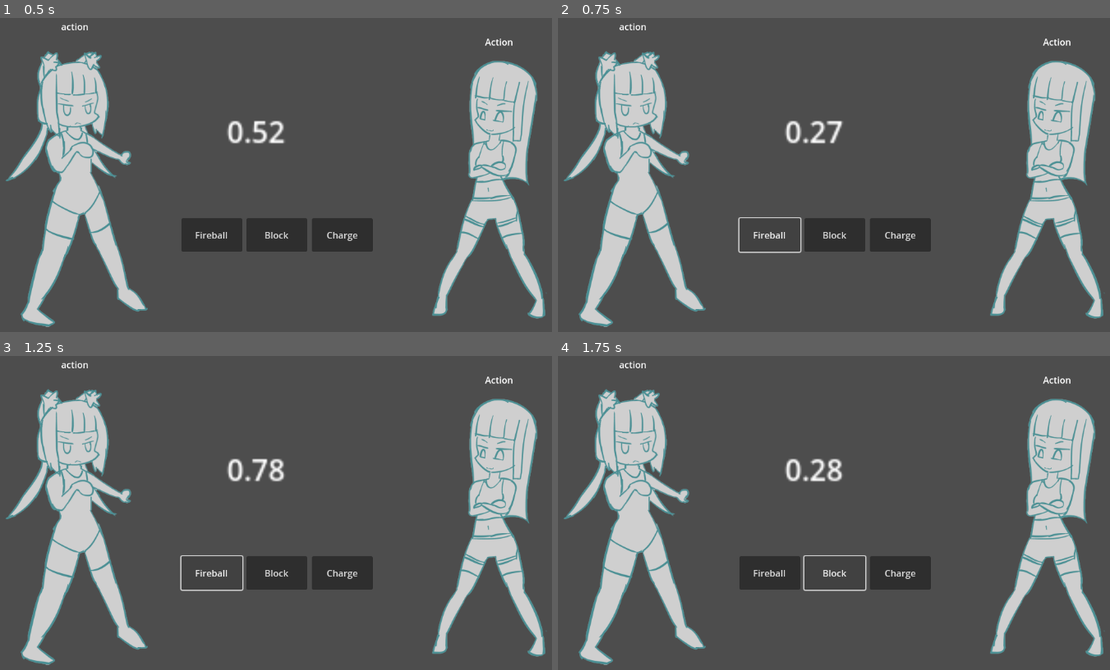
Above: before the commit, frames 1-4 (two rows, left to right).
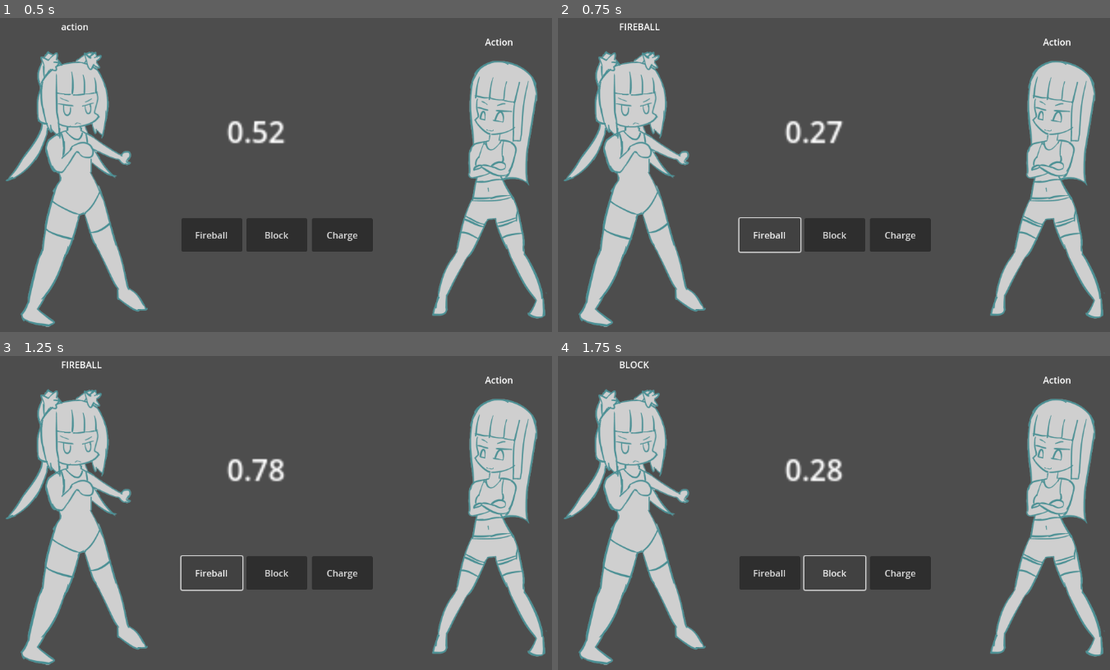
Above: after the commit, the same moments.

Repository: BeatMil/TobPaCharge
Game: Godot game, scene res://scenes/battle.tscn
The game is run twice, just before and just after one commit, with the same random seed, the same clock (stepped at 60 frames per second) and the same inputs. The project has no main scene, so this scene is started directly.
Inputs:
- Up to frame 1 (0.5 s): no input
- Up to frame 2 (0.75 s): click "Fireball" at 0.5 s
- Up to frame 3 (1.25 s): no input
- Up to frame 4 (1.75 s): click "Block" at 1.25 s

Frame 1 is identical in both runs. In frame 2, 0.1% of the frame differs, in the area x 11-19%, y 1-4%; in frame 3, 0.1%; in frame 4, less than 0.1%.

Commit message:
Add Action Resolver and Player control

Diff:
--- a/nodes/Player.tscn
+++ b/nodes/Player.tscn
@@ -9,9 +9,39 @@
 [node name="Sprite" type="Sprite2D" parent="."]
 texture = ExtResource("1_mjyin")
 
-[node name="Label" type="Label" parent="."]
+[node name="ActionLabel" type="Label" parent="."]
 offset_left = -32.0
 offset_top = -284.0
 offset_right = 16.0
 offset_bottom = -258.0
 text = "action"
+
+[node name="CanvasLayer" type="CanvasLayer" parent="."]
+
+[node name="Buttons" type="Node2D" parent="CanvasLayer"]
+position = Vector2(46, 16)
+
+[node name="FireBallButton" type="Button" parent="CanvasLayer/Buttons"]
+offset_left = 356.0
+offset_top = 413.0
+offset_right = 463.0
+offset_bottom = 472.0
+text = "Fireball"
+
+[node name="BlockButton" type="Button" parent="CanvasLayer/Buttons"]
+offset_left = 470.0
+offset_top = 413.0
+offset_right = 577.0
+offset_bottom = 472.0
+text = "Block"
+
+[node name="ChargeButton" type="Button" parent="CanvasLayer/Buttons"]
+offset_left = 585.0
+offset_top = 413.0
+offset_right = 692.0
+offset_bottom = 472.0
+text = "Charge"
+
+[connection signal="pressed" from="CanvasLayer/Buttons/FireBallButton" to="." method="_on_fire_ball_button_pressed"]
+[connection signal="pressed" from="CanvasLayer/Buttons/BlockButton" to="." method="_on_block_button_pressed"]
+[connection signal="pressed" from="CanvasLayer/Buttons/ChargeButton" to="." method="_on_charge_button_pressed"]
--- a/scenes/battle.tscn
+++ b/scenes/battle.tscn
@@ -6,32 +6,6 @@
 
 [node name="Battle" type="Node2D"]
 script = ExtResource("1_o5j4i")
-
-[node name="CanvasLayer" type="CanvasLayer" parent="."]
-
-[node name="Node2D" type="Node2D" parent="CanvasLayer"]
-position = Vector2(46, 16)
-
-[node name="Button" type="Button" parent="CanvasLayer/Node2D"]
-offset_left = 356.0
-offset_top = 413.0
-offset_right = 463.0
-offset_bottom = 472.0
-text = "Fireball"
-
-[node name="Button2" type="Button" parent="CanvasLayer/Node2D"]
-offset_left = 470.0
-offset_top = 413.0
-offset_right = 577.0
-offset_bottom = 472.0
-text = "Block"
-
-[node name="Button3" type="Button" parent="CanvasLayer/Node2D"]
-offset_left = 585.0
-offset_top = 413.0
-offset_right = 692.0
-offset_bottom = 472.0
-text = "Charge"
 
 [node name="Player" parent="." instance=ExtResource("2_a6fra")]
 position = Vector2(223, 364)
--- a/scripts/Player.gd
+++ b/scripts/Player.gd
@@ -13,5 +13,21 @@
 
 
 func new_turn():
-	random_action()
-	print("PLAYER: %s"%[ActionEnum.actions.find_key(chosen_action)])
+	pass
+	# random_action()
+	# print("PLAYER: %s"%[ActionEnum.actions.find_key(chosen_action)])
+
+
+func _on_fire_ball_button_pressed():
+	chosen_action = ActionEnum.actions.FIREBALL
+	$ActionLabel.text = ActionEnum.actions.keys()[chosen_action]
+
+
+func _on_block_button_pressed():
+	chosen_action = ActionEnum.actions.BLOCK
+	$ActionLabel.text = ActionEnum.actions.keys()[chosen_action]
+
+
+func _on_charge_button_pressed():
+	chosen_action = ActionEnum.actions.CHARGE
+	$ActionLabel.text = ActionEnum.actions.keys()[chosen_action]
--- a/scripts/battle.gd
+++ b/scripts/battle.gd
@@ -3,8 +3,8 @@
 
 # configs
 var time_control:int = 1
-var player_choice: int = ActionEnum.actions.CHARGE
-var bot_choice: int = ActionEnum.actions.CHARGE
+# var player_choice: int = ActionEnum.actions.CHARGE
+# var bot_choice: int = ActionEnum.actions.CHARGE
 
 
 # signals
@@ -24,5 +24,24 @@
 
 
 func _on_time_control_timeout():
+	# Resolve this turn battle
+	# Get Player's action
+	# Get Bot's action
+	var result = resolve_action($Player.chosen_action, $Bot.chosen_action)
+	print("P1: %s, P2: %s, %s"%[ActionEnum.actions.keys()[$Player.chosen_action],
+		ActionEnum.actions.keys()[$Bot.chosen_action], result])
 	$TimeControl.start()
 	emit_signal("new_turn")
+
+
+func resolve_action(P1_action, P2_action) -> String:
+	if P1_action == ActionEnum.actions.CHARGE:
+		if P2_action == ActionEnum.actions.FIREBALL:
+			return "P2 Wins!"
+	elif P1_action == ActionEnum.actions.BLOCK:
+			return "Neutral"
+	elif P1_action == ActionEnum.actions.FIREBALL:
+		if P2_action == ActionEnum.actions.CHARGE:
+			return "P1 Wins!"
+
+	return "Neutral"
--- a/scripts/bot.gd
+++ b/scripts/bot.gd
@@ -15,4 +15,4 @@
 
 func new_turn():
 	random_action()
-	print("BOT: %s"%[ActionEnum.actions.find_key(chosen_action)])
+	# print("BOT: %s"%[ActionEnum.actions.find_key(chosen_action)])
